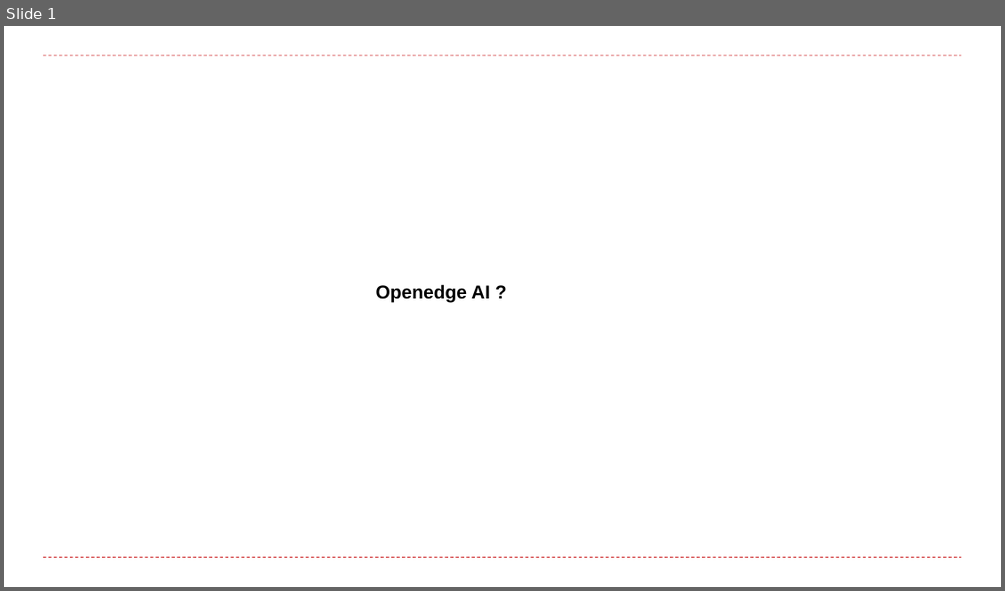
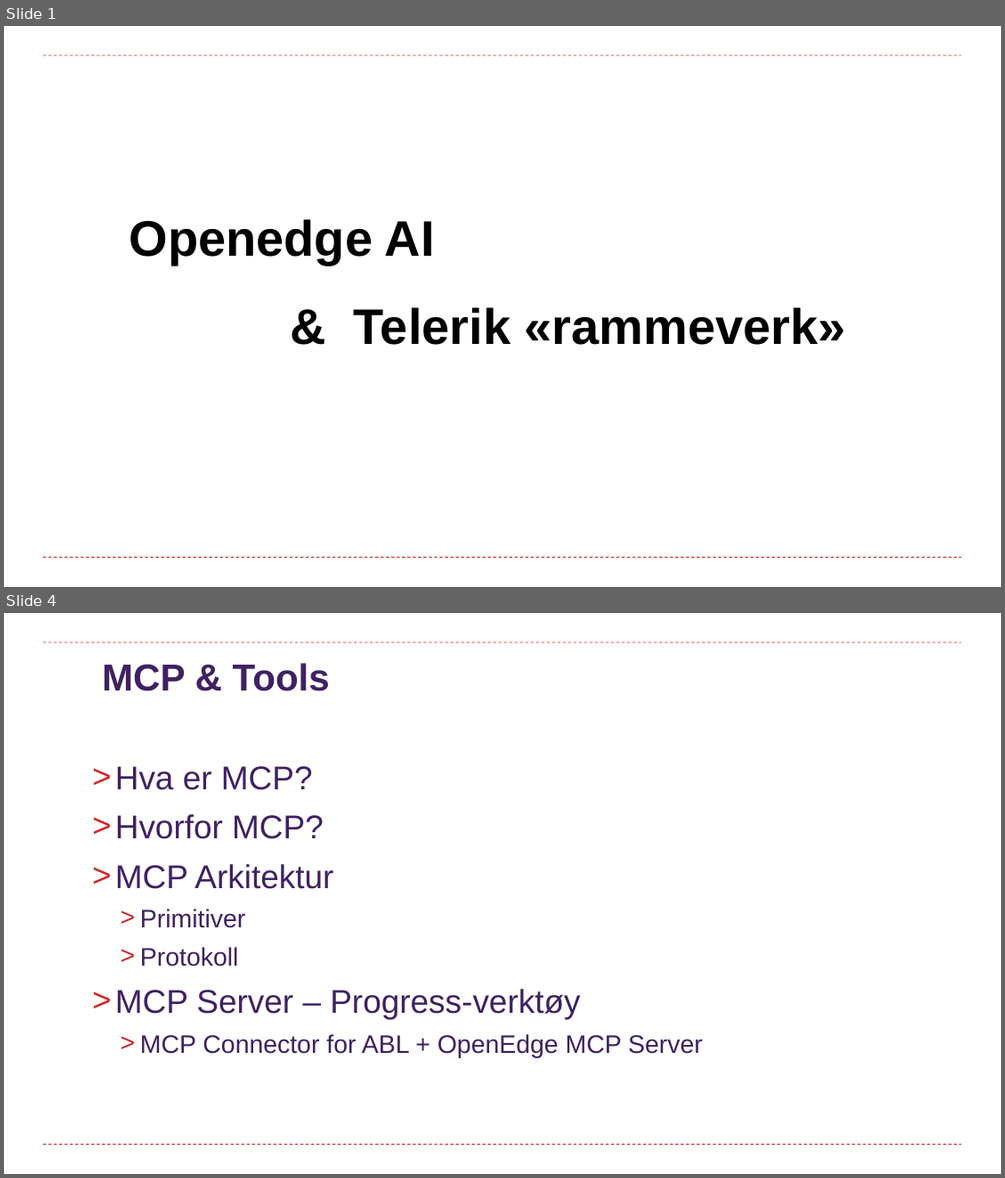
Before and after one commit to curtoldenborg/mcp, a slide deck: resources/documents/Brukerforeningen_2026.pptx. Shown one above the other, each under a label of ours: slide 1 before the commit, slides 1 and 4 after it; the slides between them are not shown. The pictures are 1005x591 and 1005x1178 pixels, drawn with LibreOffice and Linux fonts; fonts in the diff are those of the drawing; background and template pictures are left out. Boxes give left, top, right and bottom in pixels: in the first picture for what was removed or moved away, otherwise in the second. Text is boxed around its words. In the diff, an @@ line names an element or a change of style, - is before the commit and + after.

```diff
--- a/resources/documents/Brukerforeningen_2026.pptx
+++ b/resources/documents/Brukerforeningen_2026.pptx
@@ slide 4 added at (4,613,1001,1174), background #FFFFFF; not listed: 2 template elements that a slide beside it also shows @@
@@ title added at (102,663,330,691), 36.1 pt, text #3F2163, bold @@
+MCP & Tools
@@ text added at (115,766,703,1057), 31.6 pt, text #3F2163 @@
+> Hva er MCP?
+> Hvorfor MCP?
+> MCP Arkitektur
+  > Primitiver
+  > Protokoll
+> MCP Server – Progress-verktøy
+  > MCP Connector for ABL + OpenEdge MCP Server
@@ slide 1 changed as well @@
@@ text at (129,219,435,265): text changed; size 18 to 48 pt @@
-Openedge AI ?
+Openedge AI
@@ text added at (354,307,846,345), 48 pt, text #000000, bold @@
+& Telerik «rammeverk»
```
Also in this commit, not shown: 20 other slides added, 25 slides removed, 2 other files.
